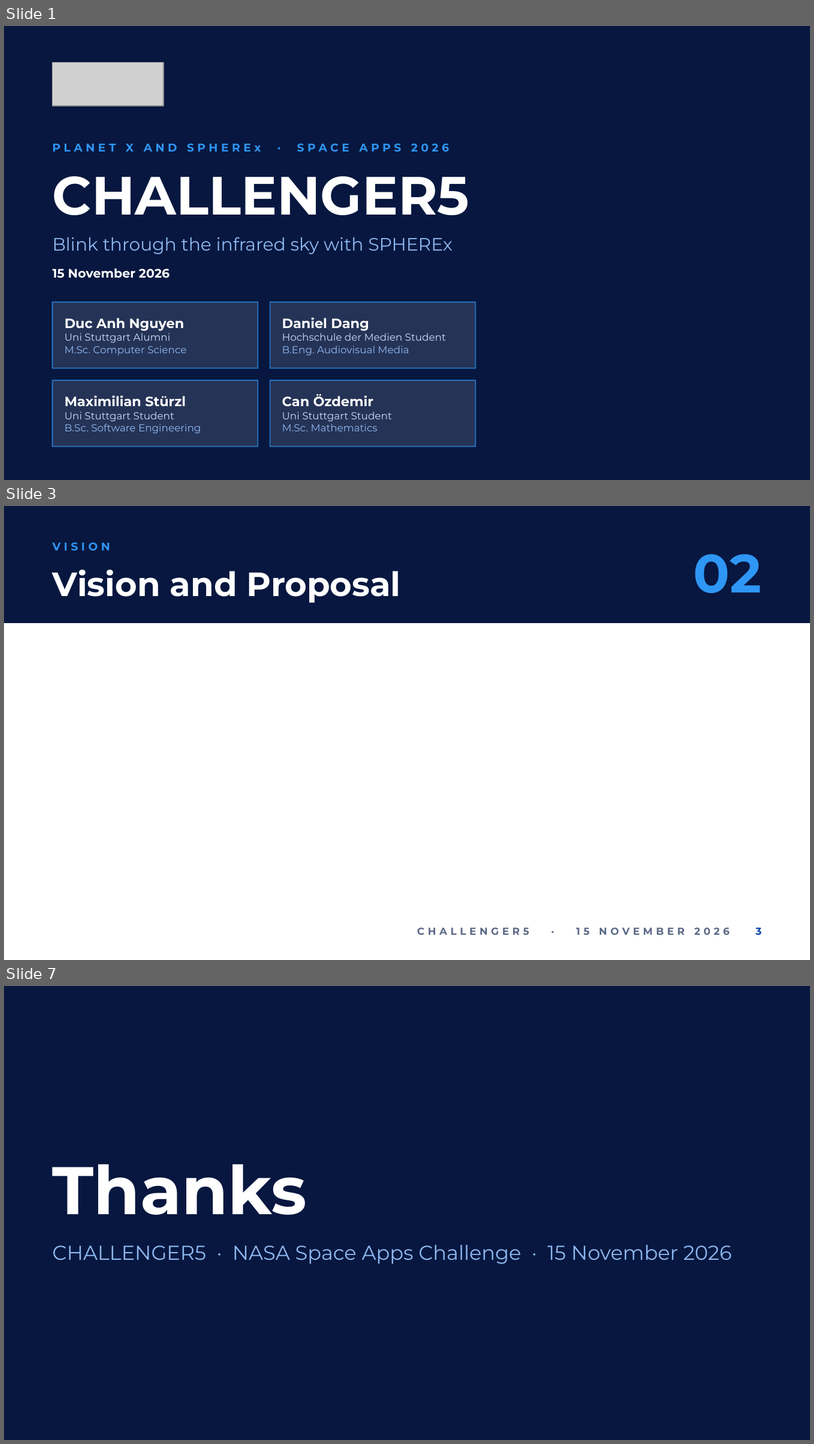
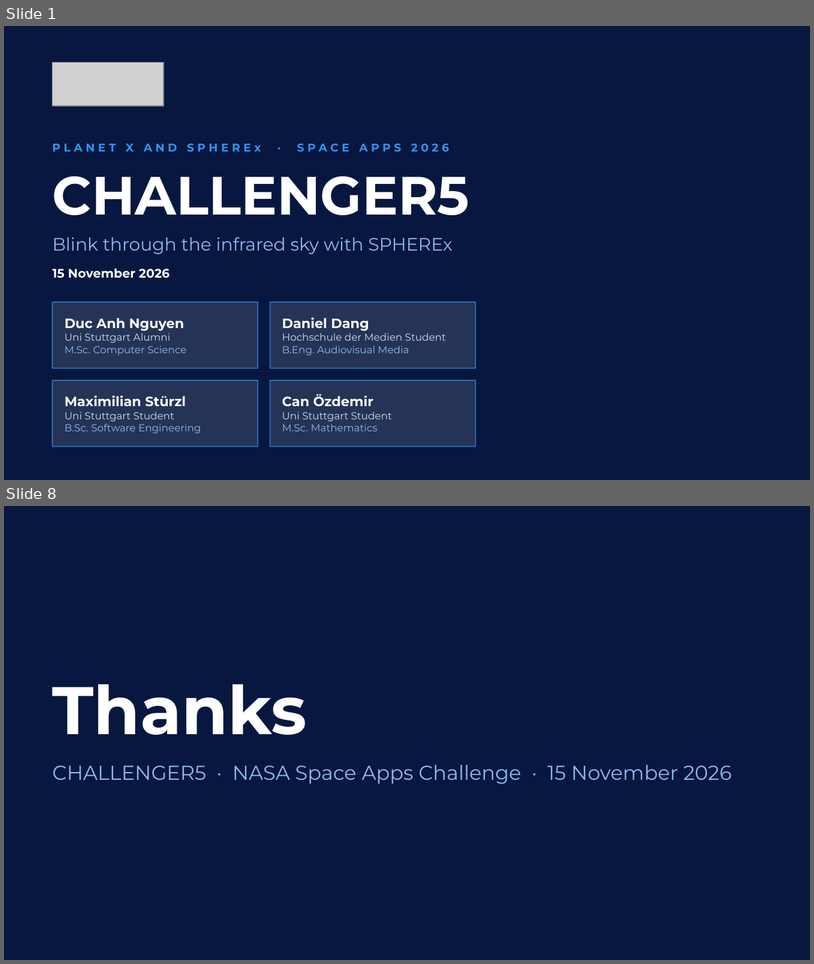
Before and after one commit to ngydc/sac-challenger5, a slide deck: docs/submission/CHALLENGER5_pitch.pptx. Shown one above the other, each under a label of ours: slides 1, 3 and 7 before the commit, slides 1 and 8 after it; the slides between them are not shown. The pictures are 814x1444 and 814x964 pixels, drawn with LibreOffice and Linux fonts; fonts in the diff are those of the drawing; grey boxes stand for pictures; background and template pictures are left out. Boxes give left, top, right and bottom in pixels: in the first picture for what was removed or moved away, otherwise in the second. Text is boxed around its words. In the diff, an @@ line names an element or a change of style, - is before the commit and + after.

```diff
--- a/docs/submission/CHALLENGER5_pitch.pptx
+++ b/docs/submission/CHALLENGER5_pitch.pptx
@@ slide 3 removed at (4, 506, 810, 960), background #FFFFFF @@
@@ rectangle removed at (4, 506, 810, 623) @@
@@ text removed at (53, 542, 110, 550) @@
-VISION
@@ text removed at (694, 554, 762, 593) @@
-02
@@ title removed at (53, 570, 401, 603) @@
-Vision and Proposal
@@ text removed at (417, 927, 730, 934) @@
-CHALLENGER5 · 15 NOVEMBER 2026
@@ page number removed at (756, 927, 762, 935) @@
-3
@@ what was slide 7 is now slide 8 @@
```
Also in this commit, not shown: 7 slides added, 4 other slides removed, 2 other files.
